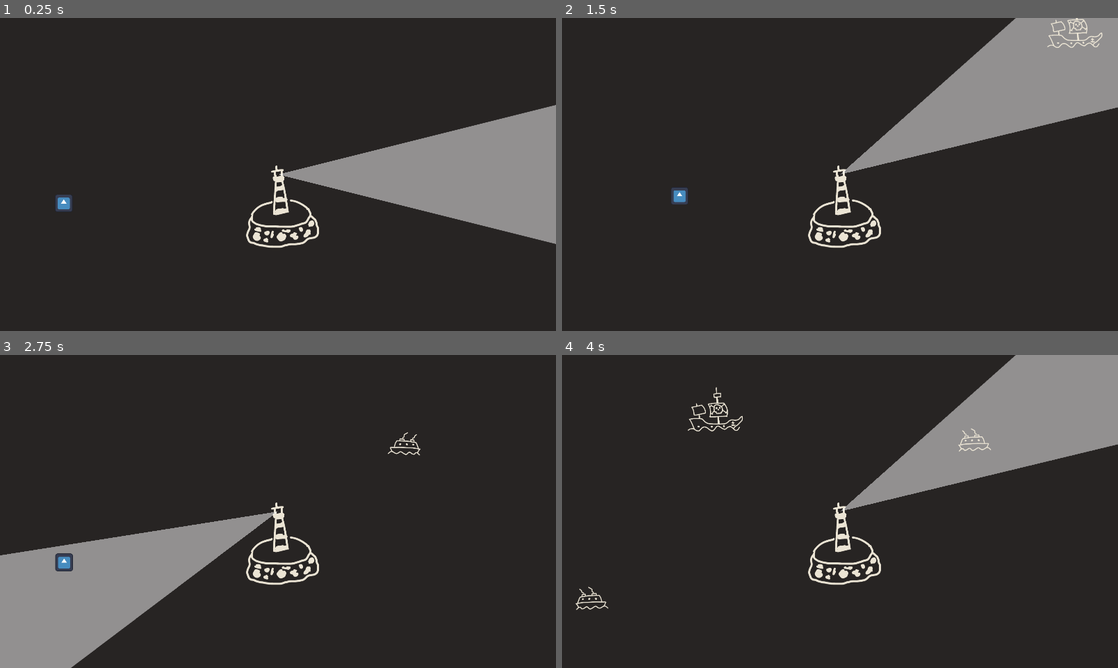
Above: before the commit, frames 1-4 (two rows, left to right).
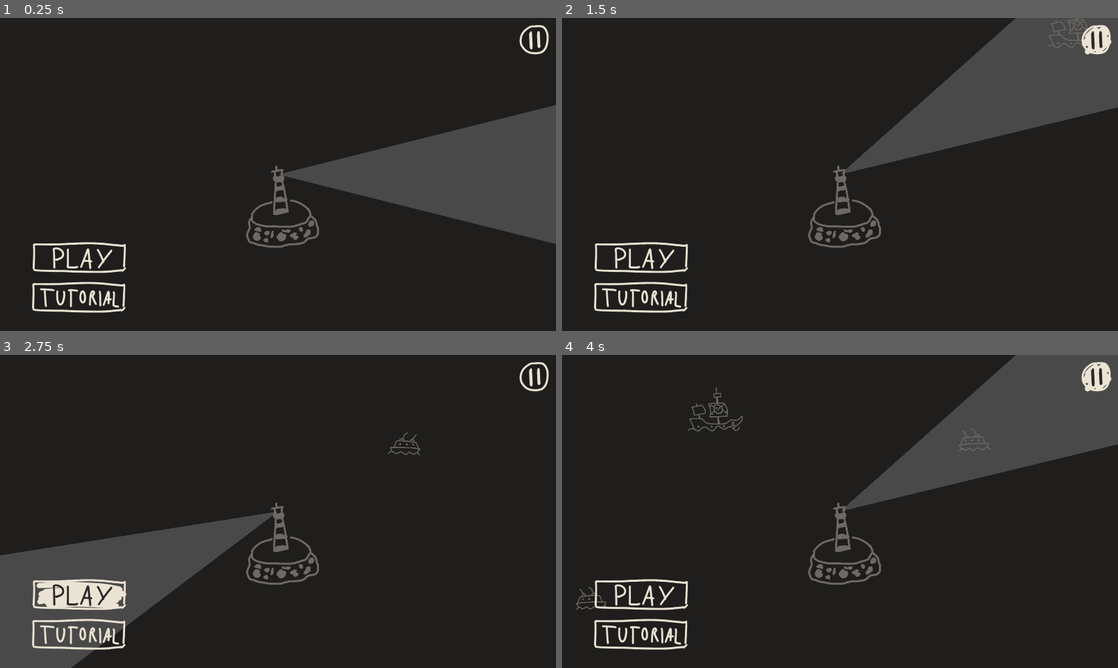
Above: after the commit, the same moments.

Repository: rajariandhana/IGI-Game-Jam-2025
Game: Godot game, scene res://game.tscn
Two runs of this game, one before a commit and one after it. Both use one fixed random seed, a clock stepped at 60 frames per second and the inputs below. The engine's default icon, where the game draws it, is replaced by a stand-in: a white triangle on a blue panel in a dark square.
Inputs (mouse positions are in pixels of both pictures, inside the frame that each line leads up to):
- Up to frame 1 (0.25 s): no input
- Up to frame 2 (1.5 s): click (639, 299) at 0.52 s; click (1095, 39) at 1.27 s
- Up to frame 3 (2.75 s): click (77, 596) at 2.02 s
- Up to frame 4 (4 s): click (639, 596) at 2.77 s; click (1095, 376) at 3.52 s

The runs differ from the first frame. In frame 1, 13% of the frame differs, in the area x 5-100%, y 2-95%; in frame 2, 14%; in frame 3, 13%; in frame 4, 14%, in the area x 2-100%, y 0-95%.

Commit message:
ui assets

Diff:
--- a/game.tscn
+++ b/game.tscn
@@ -1,9 +1,16 @@
-[gd_scene load_steps=6 format=3 uid="uid://cmfudhahwgb1l"]
+[gd_scene load_steps=13 format=3 uid="uid://cmfudhahwgb1l"]
 
 [ext_resource type="Script" uid="uid://c1uqne0i5tuli" path="res://scripts/game.gd" id="1_feb5d"]
-[ext_resource type="PackedScene" uid="uid://b1ubqssihs0ol" path="res://follower.tscn" id="2_e2o6t"]
 [ext_resource type="Texture2D" uid="uid://c0kcisdb8sd7t" path="res://lighthouse.png" id="3_fc0e3"]
 [ext_resource type="Script" uid="uid://sdvip6280y30" path="res://scripts/lighthouse.gd" id="3_feb5d"]
+[ext_resource type="Texture2D" uid="uid://bwf038hs4kump" path="res://btn-play.png" id="4_7jktm"]
+[ext_resource type="Texture2D" uid="uid://e2jlhx587pt0" path="res://btn-play-hover.png" id="5_ryrav"]
+[ext_resource type="Texture2D" uid="uid://dwdbnjtasd0fa" path="res://btn-tutorial.png" id="6_eow3j"]
+[ext_resource type="Texture2D" uid="uid://bu0d4uycpggdd" path="res://btn-tutorial-hover.png" id="7_j5wjh"]
+[ext_resource type="Texture2D" uid="uid://chp77srg2a5mm" path="res://btn-resume.png" id="8_vef74"]
+[ext_resource type="Texture2D" uid="uid://crpbuasr8s2x4" path="res://btn-resume-hover.png" id="9_hve3p"]
+[ext_resource type="Texture2D" uid="uid://3wkdaevhd7qg" path="res://btn-pause.png" id="10_mfdv2"]
+[ext_resource type="Texture2D" uid="uid://bf8qr0ashcyga" path="res://btn-pause-hover.png" id="11_iotsf"]
 
 [sub_resource type="CapsuleShape2D" id="CapsuleShape2D_fc0e3"]
 radius = 89.0
@@ -38,14 +45,62 @@
 
 [node name="Camera2D" type="Camera2D" parent="."]
 
-[node name="Follower" parent="." instance=ExtResource("2_e2o6t")]
-position = Vector2(-777, 104)
-
 [node name="SpawnTimer" type="Timer" parent="."]
 autostart = true
 
 [node name="Followers" type="Node2D" parent="."]
 
+[node name="CanvasLayer" type="CanvasLayer" parent="."]
+
+[node name="ColorRect" type="ColorRect" parent="CanvasLayer"]
+offset_left = -992.0
+offset_top = -570.0
+offset_right = 1000.0
+offset_bottom = 600.0
+color = Color(0, 0, 0, 0)
+
+[node name="Panel" type="Panel" parent="CanvasLayer"]
+offset_right = 1982.0
+offset_bottom = 1133.0
+
+[node name="BtnPlay" type="TextureButton" parent="CanvasLayer/Panel"]
+offset_left = 91.0
+offset_top = 756.0
+offset_right = 461.0
+offset_bottom = 906.0
+texture_normal = ExtResource("4_7jktm")
+texture_pressed = ExtResource("5_ryrav")
+texture_hover = ExtResource("5_ryrav")
+
+[node name="BtnTutorial" type="TextureButton" parent="CanvasLayer/Panel"]
+offset_left = 89.0
+offset_top = 893.0
+offset_right = 459.0
+offset_bottom = 1043.0
+texture_normal = ExtResource("6_eow3j")
+texture_pressed = ExtResource("7_j5wjh")
+texture_hover = ExtResource("7_j5wjh")
+
+[node name="BtnResume" type="TextureButton" parent="CanvasLayer/Panel"]
+visible = false
+offset_left = -827.0
+offset_top = 132.0
+offset_right = -457.0
+offset_bottom = 282.0
+texture_normal = ExtResource("8_vef74")
+texture_pressed = ExtResource("9_hve3p")
+texture_hover = ExtResource("9_hve3p")
+
+[node name="TextureButton" type="TextureButton" parent="CanvasLayer/Panel"]
+layout_mode = 0
+offset_left = 1790.0
+offset_top = 21.0
+offset_right = 1900.0
+offset_bottom = 131.0
+texture_normal = ExtResource("10_mfdv2")
+texture_pressed = ExtResource("11_iotsf")
+texture_hover = ExtResource("11_iotsf")
+
 [connection signal="body_entered" from="Lighthouse" to="Lighthouse" method="_on_body_entered"]
 [connection signal="body_exited" from="Lighthouse" to="Lighthouse" method="_on_body_exited"]
 [connection signal="timeout" from="SpawnTimer" to="." method="_on_spawn_timer_timeout"]
Binary file added: btn-pause-hover.png
Not shown, added: btn-pause-hover.png.import
Binary file added: btn-pause.png
Not shown, added: btn-pause.png.import
Binary file added: btn-play-hover.png
Not shown, added: btn-play-hover.png.import
Binary file added: btn-play.png
Not shown, added: btn-play.png.import
Binary file added: btn-resume-hover.png
Not shown, added: btn-resume-hover.png.import
Binary file added: btn-resume.png
Not shown, added: btn-resume.png.import
(and 4 more such lines)
